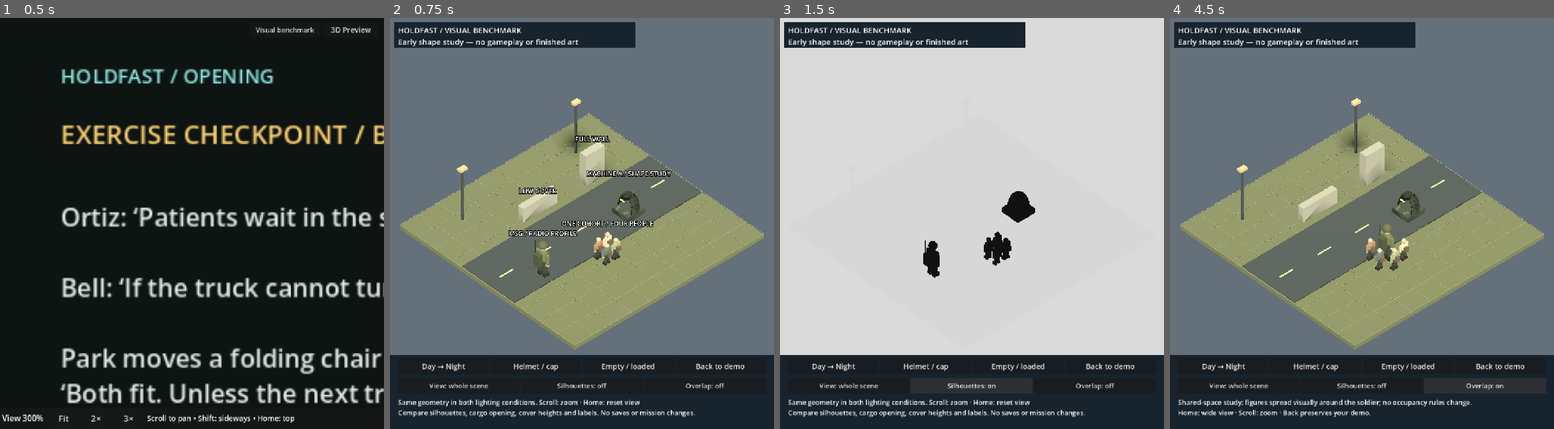
Above: before the commit, frames 1-4 (left to right).
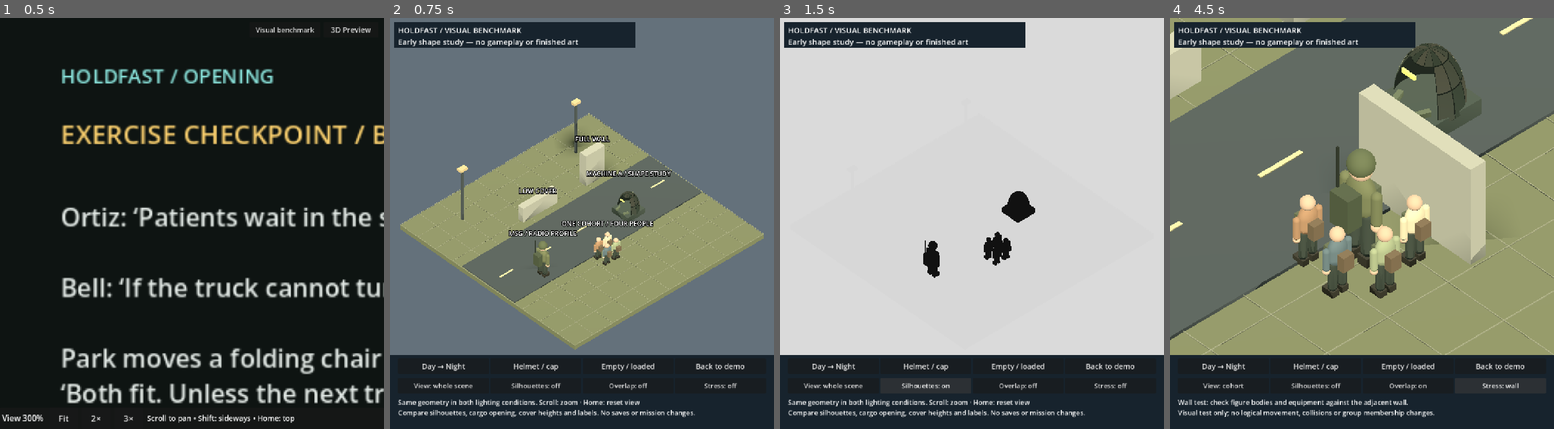
Above: after the commit, the same moments.

Repository: sgoold-shannon/HOLDFAST
Game: Godot game, scene res://farm_final.tscn
Same seed, same stepped clock (60 frames per second), same inputs: the game is played once before the commit and once after it.
Inputs (mouse positions are in pixels of both pictures, inside the frame that each line leads up to):
- Up to frame 1 (0.5 s): no input
- Up to frame 2 (0.75 s): click "Visual benchmark" at 0.5 s
- Up to frame 3 (1.5 s): click "Silhouettes: off" at 1.25 s
- Up to frame 4 (4.5 s): click "Silhouettes: on" at 2 s; click "Overlap: off" at 2.75 s; click "Overlap: on" at 3.5 s; click (1500, 383) at 4.25 s, where only the run after the commit has a clickable "Stress: off"

Frame 1 is identical in both runs. In frame 2, 0.5% of the frame differs, in the area x 6-91%, y 88-91%; in frame 3, 0.5%; in frame 4, 62%, in the area x 0-100%, y 0-98%.

Commit message:
Add benchmark wall and two-cohort stress scenarios

Diff:
--- a/holdfast/presentation3d/visual_benchmark.gd
+++ b/holdfast/presentation3d/visual_benchmark.gd
@@ -3,6 +3,10 @@
 var soldier: Node3D
 var machine: Node3D
 var civilians: Array[Node3D] = []
+var stress_mode := 0
+var stress_wall: MeshInstance3D
+var extra_civilians: Array[Node3D] = []
+var stress_button: Button
 var silhouettes := false
 var overlap := false
 var focus_index := 0
@@ -168,6 +172,12 @@
 		light.omni_range = 7.5
 		add_child(light)
 		lamps.append(light)
+	stress_wall = box(self,Vector3(0.55,0.75,1.94),Vector3(0.25,1.5,2),"999b8f")
+	stress_wall.hide()
+	for i in range(4):
+		var extra := person(Vector3.ZERO,["70889b","9b8870","788d79","a69e88"][i],0.65)
+		extra.hide()
+		extra_civilians.append(extra)
 	build_hud()
 	apply_light()
 func build_machine(at: Vector3) -> void:
@@ -243,7 +253,7 @@
 			_: button.pressed.connect(close)
 	var inspect_row := HBoxContainer.new()
 	panel.add_child(inspect_row)
-	for action in ["View: whole scene","Silhouettes: off","Overlap: off"]:
+	for action in ["View: whole scene","Silhouettes: off","Overlap: off","Stress: off"]:
 		var button := Button.new()
 		button.text = action
 		button.size_flags_horizontal = Control.SIZE_EXPAND_FILL
@@ -257,6 +267,9 @@
 			"Silhouettes: off":
 				silhouette_button = button
 				button.pressed.connect(toggle_silhouettes)
+			"Stress: off":
+				stress_button = button
+				button.pressed.connect(cycle_stress)
 			_:
 				overlap_button = button
 				button.pressed.connect(toggle_overlap)
@@ -319,6 +332,10 @@
 func update_inspection_labels() -> void:
 	for l in inspection_labels: l.visible = not silhouettes and focus_index==0 and not overlap
 func toggle_overlap() -> void:
+	stress_mode = 0
+	if is_instance_valid(stress_wall): stress_wall.hide()
+	for extra in extra_civilians: extra.hide()
+	if is_instance_valid(stress_button): stress_button.text = "Stress: off"
 	overlap = not overlap
 	soldier.position = Vector3(-0.46,0,1.94) if overlap else Vector3(-3,0,1)
 	var right := Vector3(13,0,12).normalized()
@@ -335,7 +352,7 @@
 		for node in find_children("*","MeshInstance3D",true,false):
 			original_materials[node] = node.material_override
 			var actor: bool = soldier.is_ancestor_of(node) or machine.is_ancestor_of(node)
-			for civilian in civilians: actor = actor or civilian.is_ancestor_of(node)
+			for civilian in civilians+extra_civilians: actor = actor or civilian.is_ancestor_of(node)
 			var flat := mat("151515" if actor else "d7d7d7")
 			flat.shading_mode = BaseMaterial3D.SHADING_MODE_UNSHADED
 			flat.cull_mode = BaseMaterial3D.CULL_DISABLED
@@ -346,3 +363,17 @@
 	silhouette_button.text = "Silhouettes: on" if silhouettes else "Silhouettes: off"
 	update_inspection_labels()
 	apply_light()
+
+func cycle_stress() -> void:
+	var next_mode := (stress_mode+1)%3
+	if not overlap: toggle_overlap()
+	stress_mode = next_mode
+	stress_wall.visible = stress_mode==1
+	for i in range(extra_civilians.size()):
+		extra_civilians[i].visible = stress_mode==2
+		extra_civilians[i].position = civilians[i].position+Vector3(0.8,0,-0.4)
+	stress_button.text = ["Stress: off","Stress: wall","Stress: 2 groups"][stress_mode]
+	focus_index = 3
+	apply_focus()
+	camera.size = 5
+	status.text = ["Shared-space formation; stress obstacles hidden.","Wall test: check figure bodies and equipment against the adjacent wall.","Two-group test: eight civilians share the display area. Check which figures become hidden."][stress_mode]+"\nVisual test only; no logical movement, collisions or group membership changes."
--- a/holdfast/tests/test_visual_benchmark.gd
+++ b/holdfast/tests/test_visual_benchmark.gd
@@ -48,6 +48,24 @@
 	expect(scene.soldier.position==Vector3(-3,0,1),"Leaving overlap restores original placement")
 	for i in range(scene.civilians.size()):
 		expect(scene.civilians[i].position.is_equal_approx(original_positions[i]),"Formation inspection restores every civilian position")
+	scene.cycle_stress()
+	expect(scene.stress_mode==1 and scene.stress_wall.visible,"Wall stress scenario available")
+	for civilian in scene.civilians:
+		expect(civilian.position.x+0.24<scene.stress_wall.position.x-0.125,"Civilian body envelope does not enter wall")
+	if OS.get_environment("HOLDFAST_CAPTURE_BENCHMARK")=="1":
+		await process_frame
+		await RenderingServer.frame_post_draw
+		root.get_texture().get_image().save_png("/private/tmp/holdfast-stress-wall.png")
+	scene.cycle_stress()
+	expect(scene.stress_mode==2 and not scene.stress_wall.visible,"Crowd test replaces wall test")
+	for extra in scene.extra_civilians: expect(extra.visible,"Second cohort has four visible figures")
+	if OS.get_environment("HOLDFAST_CAPTURE_BENCHMARK")=="1":
+		await process_frame
+		await RenderingServer.frame_post_draw
+		root.get_texture().get_image().save_png("/private/tmp/holdfast-stress-crowd.png")
+	scene.cycle_stress()
+	expect(scene.stress_mode==0 and not scene.stress_wall.visible,"Stress cycle clears temporary scenery")
+	for extra in scene.extra_civilians: expect(not extra.visible,"Stress cycle hides second group")
 	scene.close()
 	await process_frame
 	await process_frame
Not shown, changed: docs/presentation-plan.md
